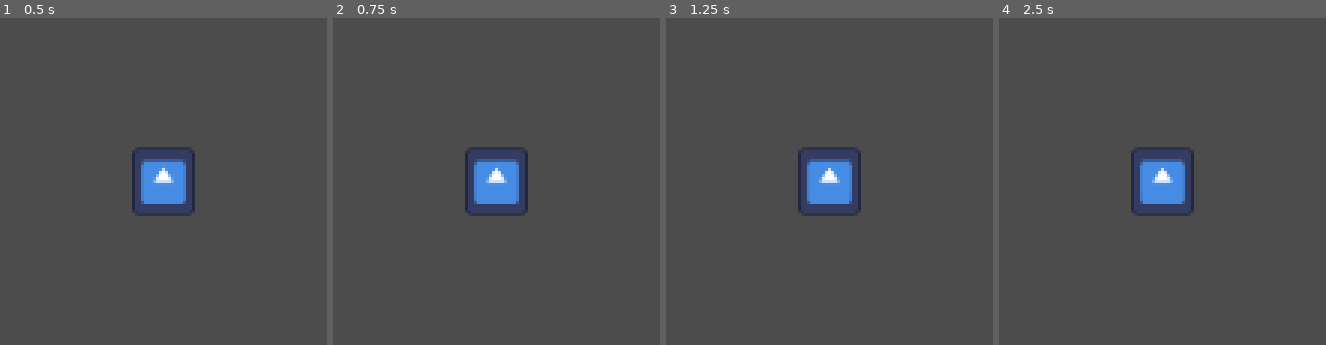
Above: before the commit, frames 1-4 (left to right).
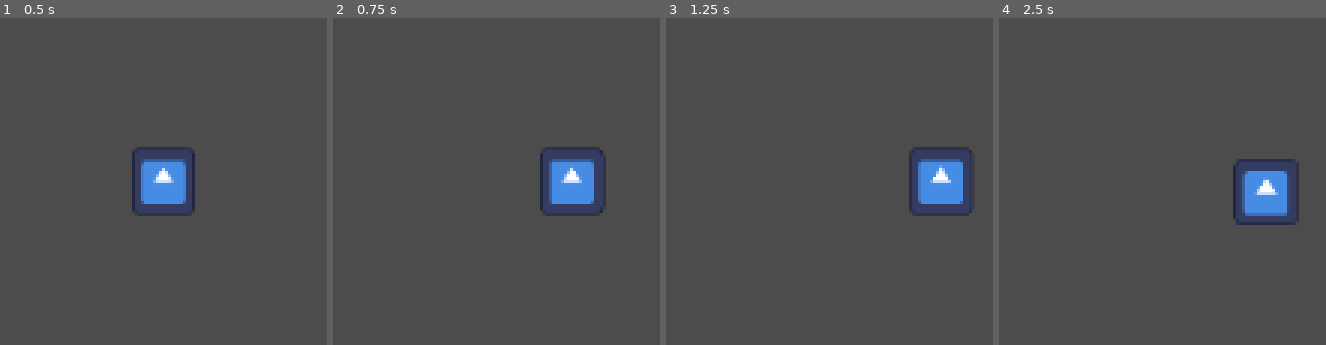
Above: after the commit, the same moments.

Repository: begleycm/plants-vs-insects
Game: Godot game, scene res://scenes/main.tscn
Two runs of this game, one before a commit and one after it. Both use one fixed random seed, a clock stepped at 60 frames per second and the inputs below. The engine's default icon, where the game draws it, is replaced by a stand-in: a white triangle on a blue panel in a dark square.
Inputs (mouse positions are in pixels of both pictures, inside the frame that each line leads up to):
- Up to frame 1 (0.5 s): no input
- Up to frame 2 (0.75 s): tap Enter at 0.5 s; move the mouse to (outside the picture) at 0.52 s; hold D (right) from 0.53 s (still down); hold F (interact) from 0.53 s (still down); click (outside the picture) at 0.6 s
- Up to frame 3 (1.25 s): keep holding D (right); keep holding F (interact)
- Up to frame 4 (2.5 s): move the mouse to (outside the picture) at 1.27 s; release D (right) at 1.28 s; release F (interact) at 1.28 s; hold S (down) 1.28-2.03 s; tap F (interact) at 1.35 s; click (outside the picture) at 1.55 s; move the mouse to (outside the picture) at 2.02 s; hold D (right) from 2.03 s (still down); hold F (interact) from 2.03 s (still down); click (outside the picture) at 2.1 s

Frame 1 is identical in both runs. In frame 2, 5.1% of the frame differs, in the area x 40-84%, y 39-61%; in frame 3, 5.1%; in frame 4, 5.4%, in the area x 40-92%, y 39-64%.
Error before the commit: Parse Error: Expected identifier after "." for attribute access. (res://scripts/Player.gd:35)

Commit message:
First inventory commit

Diff:
--- /dev/null
+++ b/gtraits/helper/gtraits.gd
@@ -0,0 +1,38 @@
+# ##########################################################################
+# This file is auto generated and should ne be edited !
+# It can safely be committed to your VCS.
+# This script is automatically declared as singleton in your
+# Project Settings. Do not remove it or disable it or GTraits will not
+# work as expected
+# ##########################################################################
+
+extends RefCounted
+class_name GTraits
+
+#region Core methods
+
+## Shortcut for [method GTraitsCore.as_a]
+static func as_a(a_trait:Script, object:Object) -> Object:
+	return GTraitsCore.as_a(a_trait, object)
+
+## Shortcut for [method GTraitsCore.is_a]
+static func is_a(a_trait:Script, object:Object) -> bool:
+	return GTraitsCore.is_a(a_trait, object)
+
+## Shortcut for [method GTraitsCore.add_trait_to]
+static func add_trait_to(a_trait:Script, object:Object) -> Object:
+	return GTraitsCore.add_trait_to(a_trait, object)
+
+## Shortcut for [method GTraitsCore.remove_trait_from]
+static func remove_trait_from(a_trait:Script, object:Object) -> void:
+	GTraitsCore.remove_trait_from(a_trait, object)
+
+## Shortcut for [method GTraitsCore.if_is_a]
+static func if_is_a(a_trait:Script, object:Object, if_callable:Callable, deferred_call:bool = false) -> Variant:
+	return GTraitsCore.if_is_a(a_trait, object, if_callable, deferred_call)
+
+## Shortcut for [method GTraitsCore.if_is_a_or_else]
+static func if_is_a_or_else(a_trait:Script, object:Object, if_callable:Callable, else_callable:Callable, deferred_call:bool = false) -> Variant:
+	return GTraitsCore.if_is_a_or_else(a_trait, object, if_callable, else_callable, deferred_call)
+
+#endregion
--- /dev/null
+++ b/gtraits/helper/gtraits_registry.gd
@@ -0,0 +1,18 @@
+# ##########################################################################
+# This file is auto generated and should ne be edited !
+# It can safely be committed to your VCS.
+# This script is automatically declared as singleton in your
+# Project Settings. Do not remove it or disable it or GTraits will not
+# work as expected
+# ##########################################################################
+
+extends Node
+
+##
+## Auto-generated utility to handle traits in Godot.
+##
+
+#region Trait declaration
+
+
+#endregion
--- a/project.godot
+++ b/project.godot
@@ -54,8 +54,9 @@
 
 [layer_names]
 
-2d_physics/layer_1="Main"
-2d_physics/layer_2="PickUp"
+2d_physics/layer_1="Player Terrain Collision"
+2d_physics/layer_2="Item Collision"
+2d_physics/layer_3="Enemy Collision"
 
 [rendering]
 
--- /dev/null
+++ b/scenes/bullet.tscn
@@ -0,0 +1,12 @@
+[gd_scene load_steps=3 format=3 uid="uid://cuhdde7416bqh"]
+
+[ext_resource type="Script" path="res://scripts/Bullet.gd" id="1_sknp8"]
+
+[sub_resource type="RectangleShape2D" id="RectangleShape2D_t4mqm"]
+
+[node name="Bullet" type="CharacterBody2D"]
+collision_mask = 4
+script = ExtResource("1_sknp8")
+
+[node name="CollisionShape2D" type="CollisionShape2D" parent="."]
+shape = SubResource("RectangleShape2D_t4mqm")
--- a/scenes/world_space_item.gd
+++ /dev/null
@@ -1,2 +0,0 @@
-extends Node2D
-@export var item_resource: InvItem;
--- a/scenes/world_space_item.tscn
+++ b/scenes/world_space_item.tscn
@@ -1,6 +1,7 @@
-[gd_scene load_steps=5 format=3 uid="uid://cex3e6i08oc5n"]
+[gd_scene load_steps=6 format=3 uid="uid://cex3e6i08oc5n"]
 
 [ext_resource type="Script" path="res://scenes/world_space_item.gd" id="1_vinfm"]
+[ext_resource type="Resource" uid="uid://b438fpid1oddy" path="res://scripts/inventory/items/test_item.tres" id="2_llqnb"]
 
 [sub_resource type="Gradient" id="Gradient_weo2c"]
 
@@ -9,9 +10,10 @@
 
 [sub_resource type="RectangleShape2D" id="RectangleShape2D_jj5dn"]
 
-[node name="WorldSpaceItem" type="RigidBody2D"]
+[node name="BaseItem" type="RigidBody2D"]
 collision_layer = 2
 script = ExtResource("1_vinfm")
+item_resource = ExtResource("2_llqnb")
 
 [node name="Sprite2D" type="Sprite2D" parent="."]
 position = Vector2(9.53674e-07, 9.53674e-07)
--- /dev/null
+++ b/scripts/Bullet.gd
@@ -0,0 +1,26 @@
+class_name Bullet
+
+extends CharacterBody2D
+
+@export var damage :float = 1
+@export var speed  :float = 1
+@export var pierce :float = 1
+@export var size   :float = 1
+@export var direction: Vector2
+var OnHitList: Array[BaseBulletOnHit]
+
+signal hit_enemy
+
+func _ready():
+	velocity = speed * direction
+	for effect in OnHitList:
+		effect.on_attach(self)
+
+func _process(delta):
+
+	var collision: KinematicCollision2D = move_and_collide(velocity * delta)
+
+	if collision:
+		hit_enemy.emit()
+		for effect in OnHitList:
+			effect.effect(self)
--- a/scripts/Player.gd
+++ b/scripts/Player.gd
@@ -7,7 +7,9 @@
 # Get the gravity from the project settings to be synced with RigidBody nodes.
 var gravity = ProjectSettings.get_setting("physics/2d/default_gravity")
 
-@onready var inv: Inventory = preload("res://scripts/inventory/Inventory .tres")
+
+@onready var inv: Inventory = preload("res://scripts/inventory/Inventory.tres")
+
 @onready var pickupArea: Area2D = get_node("Area2D")
 
 func _ready():
@@ -29,11 +31,19 @@
 func _process(delta) -> void:
 #Pickup
 	if Input.is_action_pressed("interact"):
-		var body = GetClosestBody()
+		var body :Node2D = GetClosestBody()
 		if body != null:
 			#TODO add stuff here
-			inv.AddItem(body.)#NOT CORRECT ARGUMENT
+
+			inv.AddItem(body.get_script())#NOT CORRECT ARGUMENT
 			pass
+
+
+	if Input.is_action_just_pressed("click"):
+		var bullet = preload("res://scenes/bullet.tscn").instantiate()
+		get_parent().add_child(bullet)
+
+
 
 func _physics_process(delta):
 
--- a/scripts/inventory/InventoryItem.gd
+++ b/scripts/inventory/InventoryItem.gd
@@ -1,11 +1,9 @@
+class_name InvItem
 extends Resource
-
-class_name InvItem
 
 @export var name: String = ""
 @export var texture: Texture2D
 @export var count: int = 0
 @export var max_count: int
 
-func effect():
-	pass
+@export var effect: Resource
--- /dev/null
+++ b/scripts/inventory/items/Bullets/BaseBulletOnHit.gd
@@ -0,0 +1,10 @@
+class_name BaseBulletOnHit
+
+#Mainly stat changes for the bullet here
+func on_attach(bullet: Bullet):
+  pass
+
+
+#When there is a collision with the bullet
+func on_hit(bullet: Bullet):
+  pass
--- /dev/null
+++ b/scripts/inventory/items/Bullets/ExplosionBullet.gd
@@ -0,0 +1,21 @@
+class_name ExplosionBullet
+extends BaseBulletOnHit
+
+func on_attach(_bullet: Bullet):
+  pass
+
+func on_hit(bullet: Bullet):
+  var aoe = Area2D.new()
+  aoe.collision_layer = bullet.collision_layer
+  aoe.collision_mask = bullet.collision_mask
+
+  var collisionshape = CollisionShape2D.new()
+  collisionshape.shape = CircleShape2D
+  aoe.add_child(collisionshape)
+
+  bullet.add_child(aoe)
+
+  for body in aoe.get_overlapping_bodies():
+    print("Explosion hit!")
+
+  pass
--- /dev/null
+++ b/scripts/inventory/items/test_item.tres
@@ -0,0 +1,11 @@
+[gd_resource type="Resource" script_class="InvItem" load_steps=3 format=3 uid="uid://b438fpid1oddy"]
+
+[ext_resource type="Script" path="res://scripts/inventory/InventoryItem.gd" id="1_fxp8k"]
+[ext_resource type="Texture2D" uid="uid://byx56il6isruu" path="res://assets/icon.svg" id="2_igh2u"]
+
+[resource]
+script = ExtResource("1_fxp8k")
+name = "test item"
+texture = ExtResource("2_igh2u")
+count = 1
+max_count = 10
Renamed: scripts/inventory/Inventory .tres -> scripts/inventory/Inventory.tres
